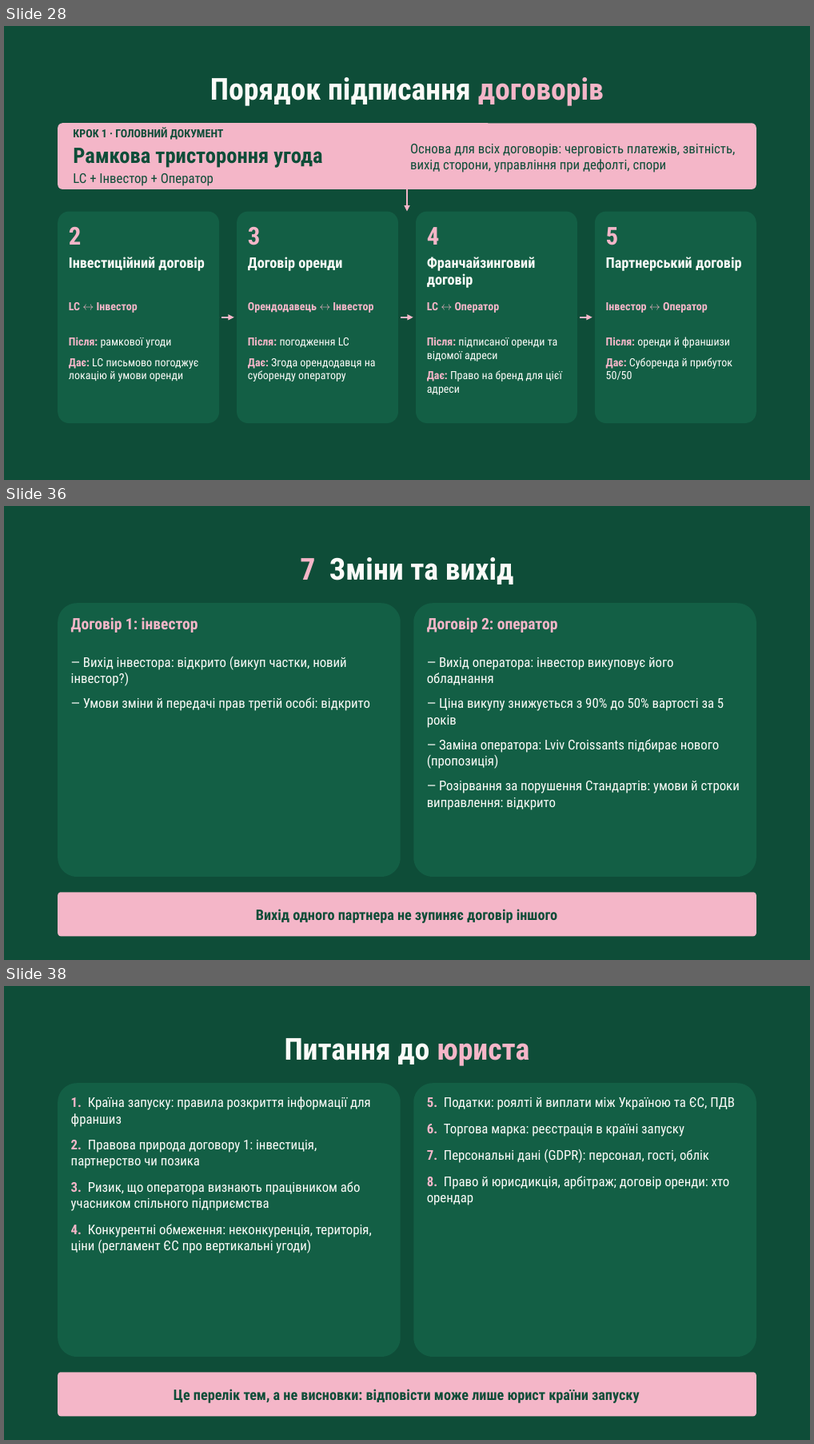
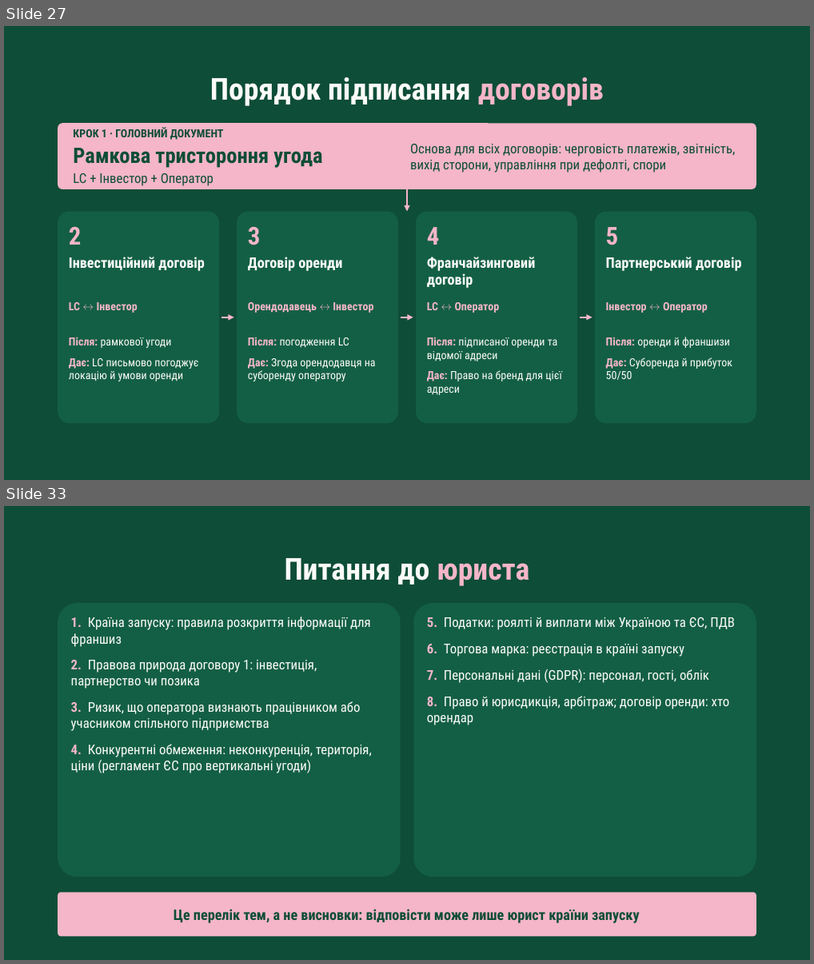
Before and after one commit to denfidiriv-cmyk/xcrypto, a slide deck: presentation_with_contract.pptx. Shown one above the other, each under a label of ours: slides 28, 36 and 38 before the commit, slides 27 and 33 after it; the slides between them are not shown. The pictures are 814x1444 and 814x964 pixels, drawn with LibreOffice and Linux fonts; fonts in the diff are those of the drawing. Boxes give left, top, right and bottom in pixels: in the first picture for what was removed or moved away, otherwise in the second. Text is boxed around its words. In the diff, an @@ line names an element or a change of style, - is before the commit and + after.

```diff
--- a/presentation_with_contract.pptx
+++ b/presentation_with_contract.pptx
@@ slide 36 removed at <box>4,506,810,960</box>, background #0E4D38 @@
@@ text removed at <box>300,557,514,584</box> @@
-7 Зміни та вихід
@@ rounded rectangle removed at <box>58,603,400,876</box> @@
@@ text removed at <box>71,617,198,632</box> @@
-Договір 1: інвестор
@@ rounded rectangle removed at <box>414,603,756,876</box> @@
@@ text removed at <box>427,617,558,632</box> @@
-Договір 2: оператор
@@ text removed at <box>71,656,370,711</box> @@
-— Вихід інвестора: відкрито (викуп частки, новий інвестор?)
-— Умови зміни й передачі прав третій особі: відкрито
@@ text removed at <box>427,657,740,810</box> @@
-— Вихід оператора: інвестор викуповує його обладнання
-— Ціна викупу знижується з 90% до 50% вартості за 5 років
-— Заміна оператора: Lviv Croissants підбирає нового (пропозиція)
-— Розірвання за порушення Стандартів: умови й строки виправлення: відкрито
@@ rounded rectangle removed at <box>58,892,756,936</box> @@
@@ text removed at <box>256,908,558,923</box> @@
-Вихід одного партнера не зупиняє договір іншого
@@ what was slide 28 is now slide 27 @@
@@ what was slide 38 is now slide 33 @@
```
Also in this commit, not shown: 5 slides added, 9 other slides removed.
